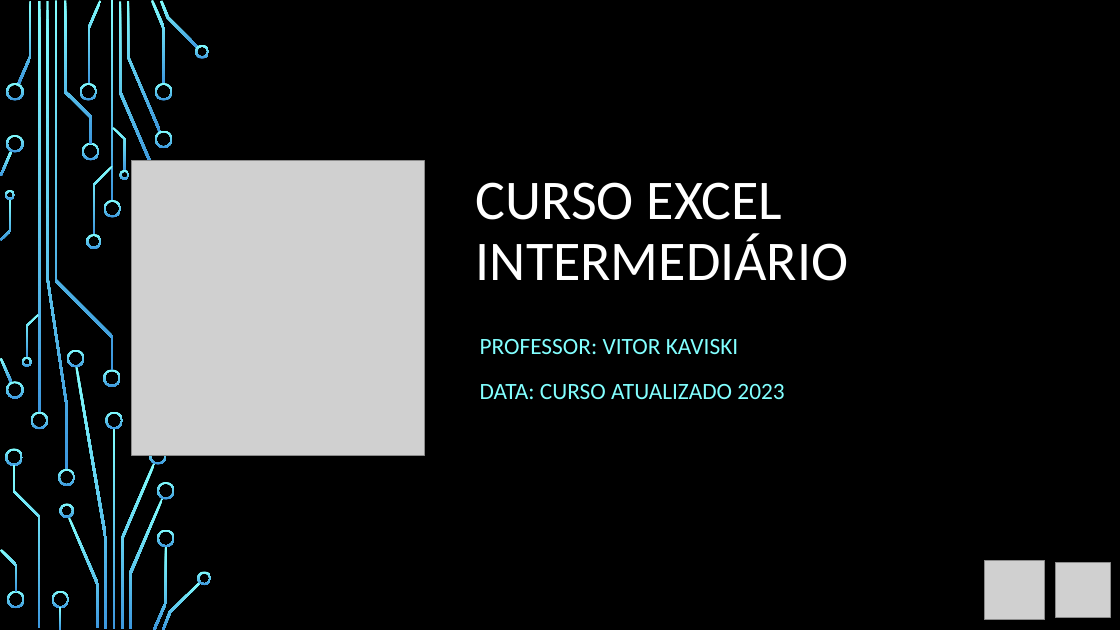
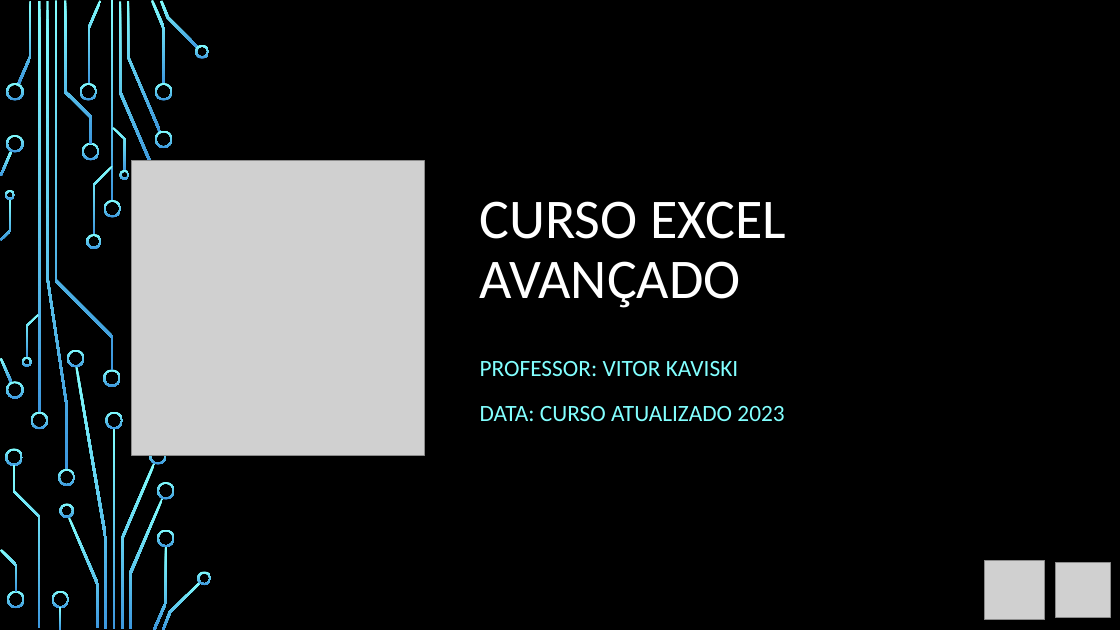
Before and after one commit to VitorKaviski/Curso_Kaviski_Excel_Basico_ao_Avancado, a slide deck: slide 1 of Curso Excel/Avançado/Aula 1 - Excel/Curso Excel - Avançado.pptx. Drawn at 1120x630 pixels with LibreOffice and Linux fonts; fonts in the diff are those of the drawing; grey boxes stand for pictures; background and template pictures are left out. Boxes give left, top, right and bottom in pixels: in the first picture for what was removed or moved away, otherwise in the second. Text is boxed around its words. In the diff, an @@ line names an element or a change of style, - is before the commit and + after.

```diff
--- a/Curso Excel/Avançado/Aula 1 - Excel/Curso Excel - Avançado.pptx
+++ b/Curso Excel/Avançado/Aula 1 - Excel/Curso Excel - Avançado.pptx
@@ title at <box>480,201,785,308</box>: text changed @@
-CURSO EXCEL INTERMEDIÁRIO
+CURSO EXCEL AVANÇADO
@@ subtitle "PROFESSOR: VITOR KAVISKI": place and size @@
-subtitle "PROFESSOR: VITOR KAVISKI" at <box>480,339,784,399</box>
+subtitle "PROFESSOR: VITOR KAVISKI" at <box>480,361,784,421</box>
```
Also in this commit, not shown: 3 other slides changed, 14 slides added, 8 slides removed, 2 other files.
